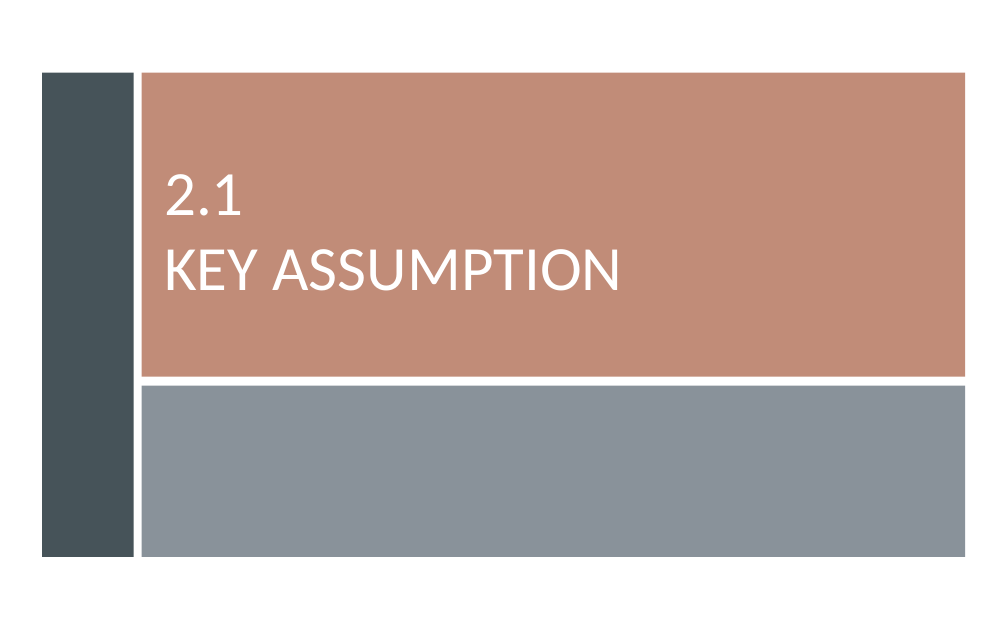
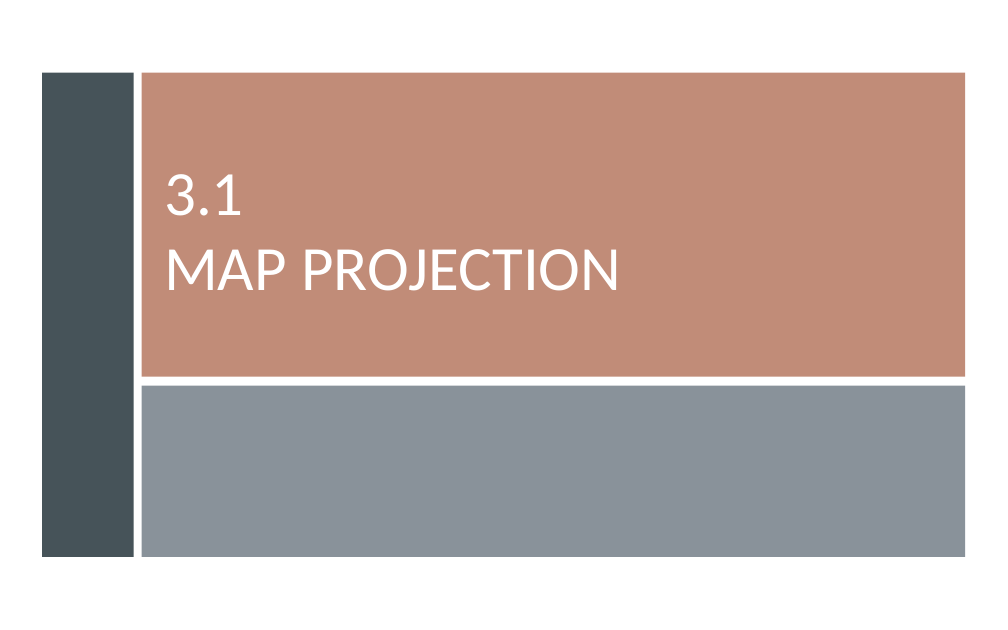
Before and after one commit to gisynw/GIS_I, a slide deck: slide 2 of docs/Lectures/Week03/Lecture02_GEOG2475_Datum_Thursday.pptx. Drawn at 1008x630 pixels with LibreOffice and Linux fonts; fonts in the diff are those of the drawing. Boxes give left, top, right and bottom in pixels: in the first picture for what was removed or moved away, otherwise in the second. Text is boxed around its words. In the diff, an @@ line names an element or a change of style, - is before the commit and + after.

Commit message:
update projection

```diff
--- a/docs/Lectures/Week03/Lecture02_GEOG2475_Datum_Thursday.pptx
+++ b/docs/Lectures/Week03/Lecture02_GEOG2475_Datum_Thursday.pptx
@@ title at [164,174,621,291]: text changed @@
-2.1
-KEY ASSUMPTION
+3.1
+MAP PROJECTION
```
Also in this commit, not shown: 10 other slides changed, 5 slides added, 2 slides removed, 2 other files.
